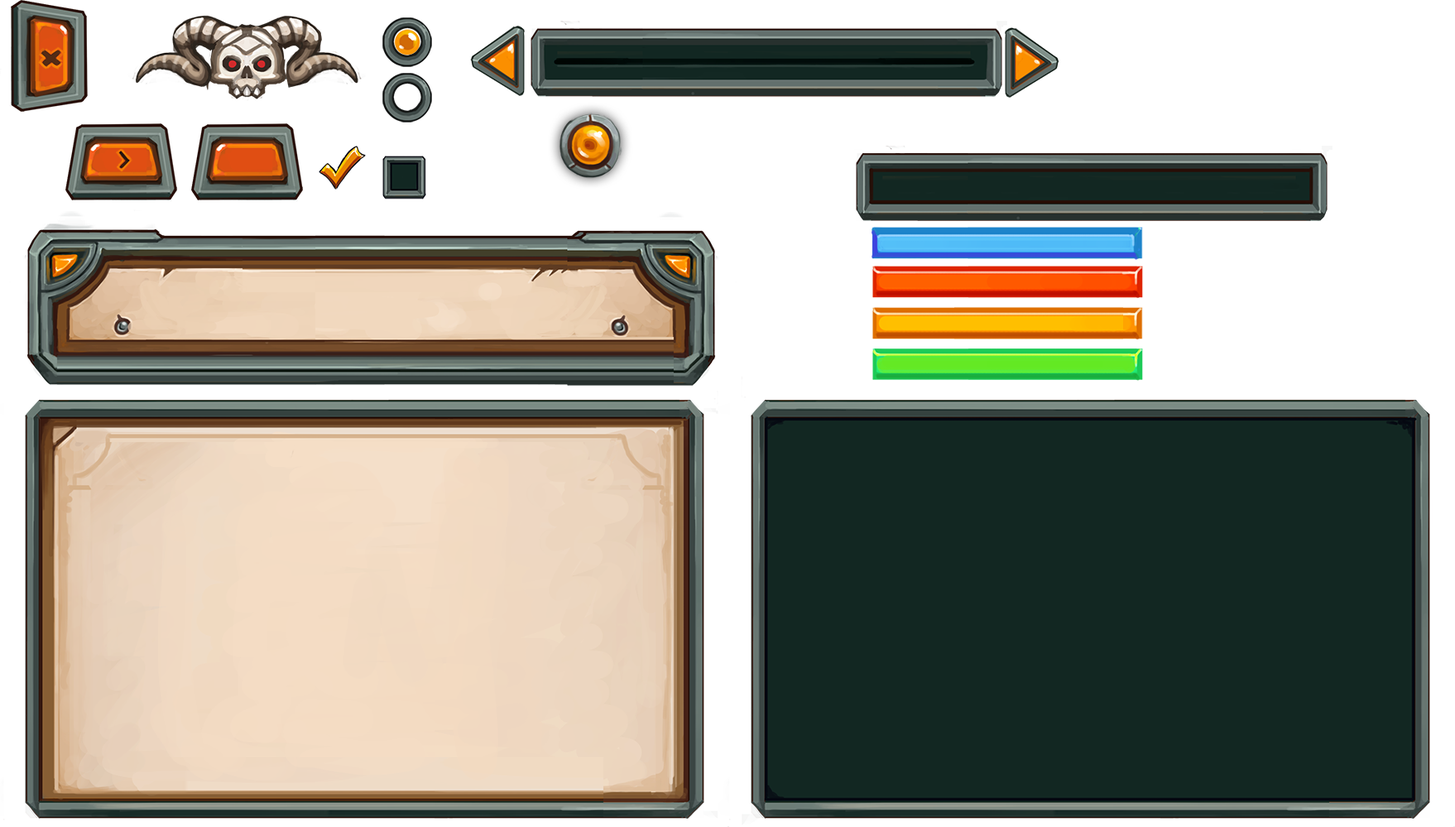
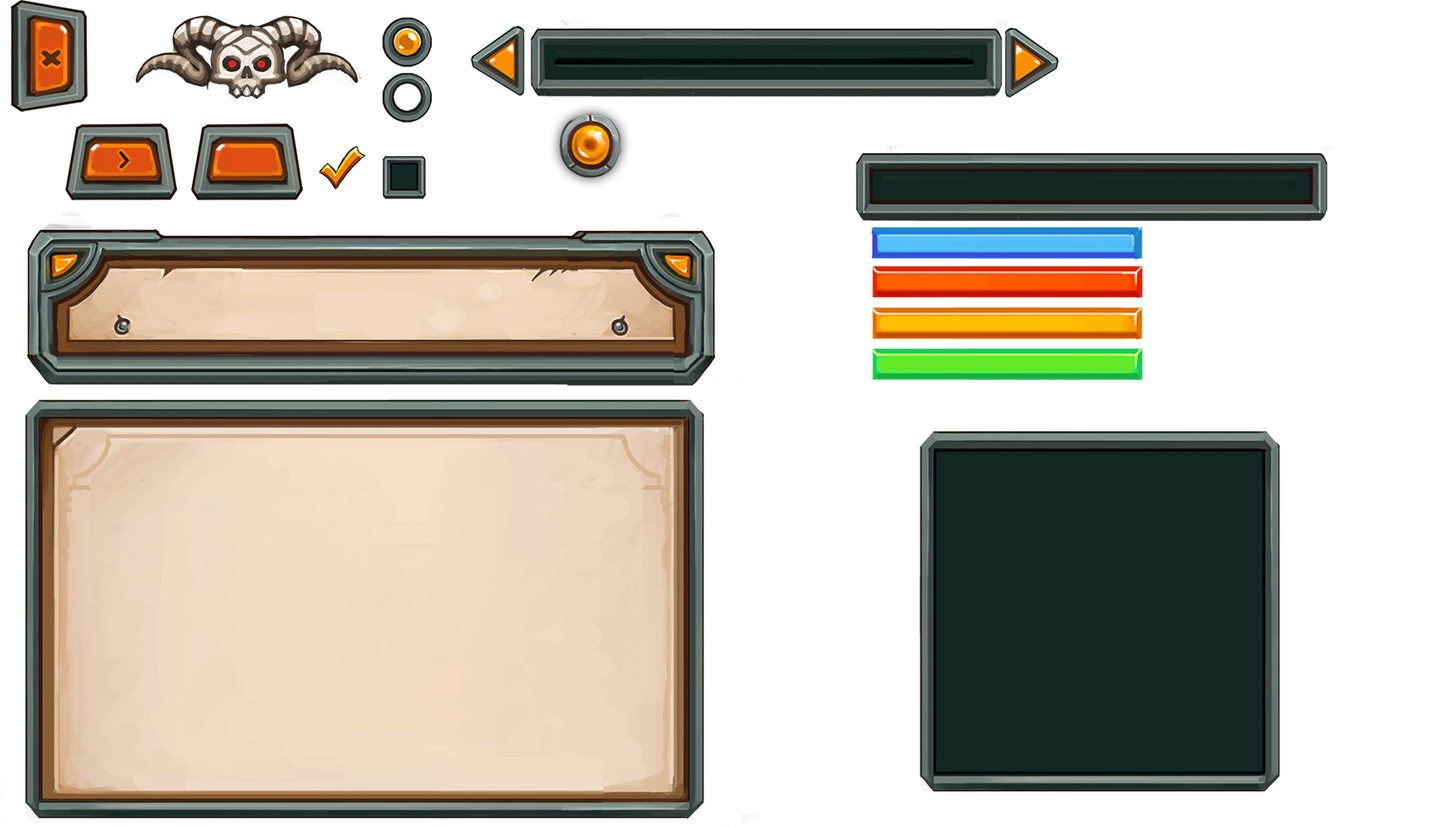
Two versions of the same layered image (1455x827). Layer-by-layer changes:
painted on "Example Dark" over [703, 390, 1455, 827]
